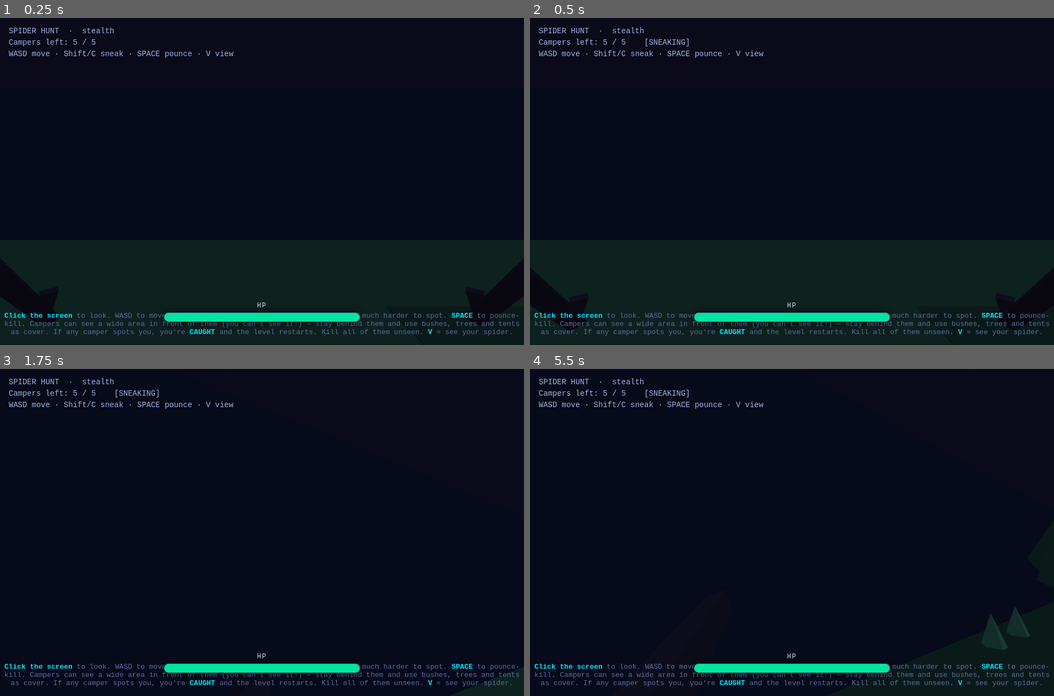
Above: before the commit, frames 1-4 (two rows, left to right).
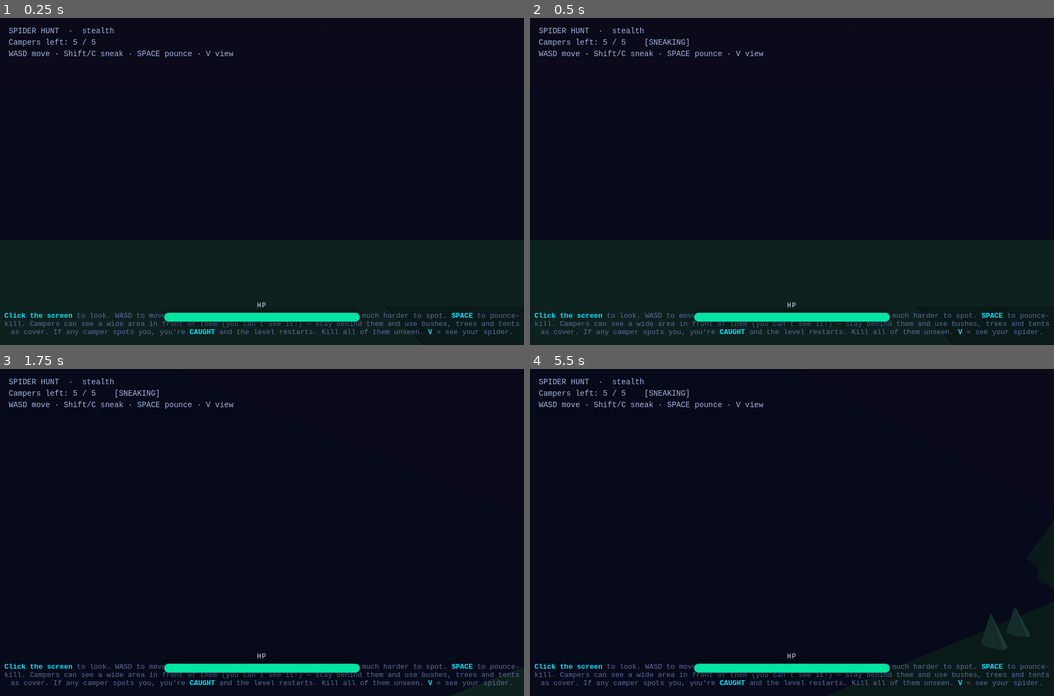
Above: after the commit, the same moments.

Repository: rbmrbm1/echo-game
Game: browser game, page index.html
The game is run twice, just before and just after one commit, with the same random seed, the same clock (stepped at 60 frames per second) and the same inputs.
Inputs (mouse positions are in pixels of both pictures, inside the frame that each line leads up to):
- Up to frame 1 (0.25 s): no input
- Up to frame 2 (0.5 s): tap C at 0.27 s
- Up to frame 3 (1.75 s): hold Right 1.03-1.53 s; click (262, 565) at 1.07 s; tap Space at 1.1, 1.6 s; hold Down from 1.58 s (still down); click (157, 499) at 1.67 s
- Up to frame 4 (5.5 s): release Down at 1.85 s; hold Left 1.9-2.47 s; tap Space every 0.5 s from 2.1 to 5.1 s; click (896, 483) at 2.27 s; hold Up 2.52-2.82 s; click (870, 597) at 2.87 s; hold Right 2.87-3.53 s; click (661, 614) at 3.47 s; hold Up 3.58-3.82 s; hold Left 3.87-4.3 s; click (792, 467) at 4.07 s; hold Down 4.35-4.68 s; click (949, 548) at 4.67 s; hold Right 4.73-5.23 s; click (634, 532) at 5.27 s; hold Down from 5.28 s (still down)

The runs differ from the first frame. In frame 1, 1.4% of the frame differs, in the area x 0-100%, y 74-95%; in frame 2, 1.1%; in frame 3, less than 0.1%; in frame 4, less than 0.1%.

Commit message:
Hide first-person legs for now
Keep a clean first-person view with no forelegs while we work out the look.
The rig stays in the code (just not drawn) so it's easy to re-enable.

Co-Authored-By: Claude Opus 4.8 <noreply@anthropic.com>
Claude-Session: https://claude.ai/code/session_01737quUsixfuFT8JfjV85nV

Diff:
--- a/src/echo3d.js
+++ b/src/echo3d.js
@@ -472,15 +472,8 @@
   const showFull = !firstPerson || caught;
   playerSpider.visible = true;
   for (const ch of playerSpider.children) ch.visible = showFull;
-  if (!showFull) {
-    // first person: show only the dedicated forelegs rig, and lean it toward the mouse
-    const rig = playerSpider.fpRig;
-    rig.visible = true;
-    rig.rotation.y = legAimX * 0.7;                       // follow mouse left/right
-    rig.rotation.x = -player.pitch * 0.45 + legAimY * 0.7; // follow look + mouse up/down
-  } else {
-    playerSpider.fpRig.rotation.set(0, 0, 0);
-  }
+  // first-person forelegs are hidden for now (clean view); re-enable later
+  playerSpider.fpRig.visible = false;
 
   const fx = Math.sin(player.yaw), fz = -Math.cos(player.yaw);
   if (caught) {
